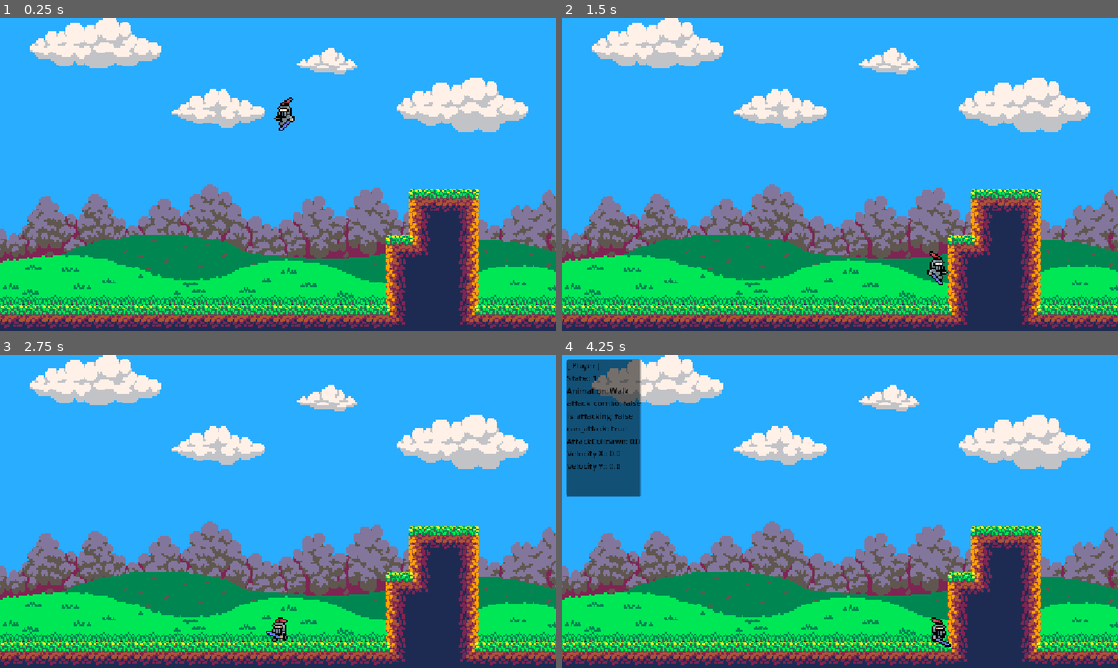
Above: before the commit, frames 1-4 (two rows, left to right).
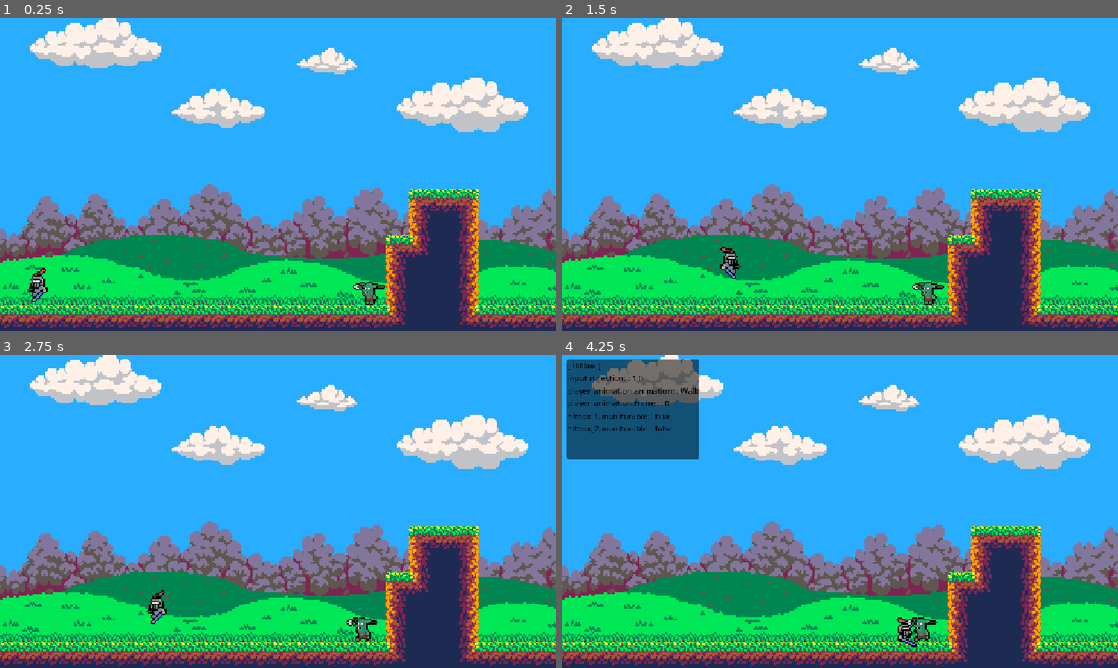
Above: after the commit, the same moments.

Repository: RadoslawG123/WavesOfMonsters
Game: Godot game, scene res://Scenes/main.tscn
Same seed, same stepped clock (60 frames per second), same inputs: the game is played once before the commit and once after it.
Inputs:
- Up to frame 1 (0.25 s): no input
- Up to frame 2 (1.5 s): hold D (Right) from 0.53 s (still down); tap Space (Attack) at 0.6 s; tap W (Jump) at 0.77, 0.8, 1.07, 1.35 s
- Up to frame 3 (2.75 s): tap W (Jump) at 1.52, 1.82, 2.3 s; tap Space (Attack) at 1.55, 2.1 s; release D (Right) at 2.03 s; hold A (Left) from 2.03 s (still down)
- Up to frame 4 (4.25 s): release A (Left) at 2.78 s; hold D (Right) from 2.78 s (still down); tap Space (Attack) at 2.85 s; tap W (Jump) at 3.02, 3.32, 3.6, 3.77, 4.07 s; tap / (DebugOverlay) at 4.15 s

The runs differ from the first frame. In frame 1, 0.6% of the frame differs, in the area x 4-70%, y 25-92%; in frame 2, 0.6%; in frame 3, 0.6%; in frame 4, 6.3%, in the area x 0-70%, y 1-94%.

Commit message:
Create scenes: health component, hitbox, hurtbox. Attack mechanics: work in progress. Create simple SpearGoblin enemy with walk mechanic.

Diff:
--- a/Scenes/Player.tscn
+++ b/Scenes/Player.tscn
@@ -6,13 +6,9 @@
 [ext_resource type="Texture2D" uid="uid://b56k6ert87xs0" path="res://Assets/Player/Player_Jump.png" id="2_dewec"]
 [ext_resource type="Texture2D" uid="uid://b4gun12gwefvt" path="res://Assets/Player/Player_Walk.png" id="4_5ixxa"]
 [ext_resource type="Texture2D" uid="uid://c15mti2cbuuq6" path="res://Assets/Player/Player_Jump_Attack.png" id="5_nn08x"]
-[ext_resource type="Script" uid="uid://c1mqinkanua58" path="res://Scripts/Universal/HealthComponent.gd" id="7_bhhdu"]
-[ext_resource type="Script" uid="uid://1h08xiuo8xh7" path="res://Scripts/Universal/Hitbox.gd" id="8_megsn"]
-[ext_resource type="Script" uid="uid://ch27wdpti7lrp" path="res://Scripts/Universal/Hurtbox.gd" id="9_megsn"]
-
-[sub_resource type="AtlasTexture" id="AtlasTexture_lslt6"]
-atlas = ExtResource("2_5ixxa")
-region = Rect2(0, 0, 32, 32)
+[ext_resource type="PackedScene" uid="uid://c2ip3m0bosu7l" path="res://Scenes/Universal/hitbox_1.tscn" id="8_yoq75"]
+[ext_resource type="PackedScene" uid="uid://c0iocryvpm0un" path="res://Scenes/Universal/hitbox_2.tscn" id="9_ksbbd"]
+[ext_resource type="PackedScene" uid="uid://bxmx6fmybo61p" path="res://Scenes/Universal/hurtbox.tscn" id="10_yoq75"]
 
 [sub_resource type="AtlasTexture" id="AtlasTexture_qidb7"]
 atlas = ExtResource("2_5ixxa")
@@ -125,9 +121,6 @@
 [sub_resource type="SpriteFrames" id="SpriteFrames_r1vj8"]
 animations = [{
 "frames": [{
-"duration": 0.2,
-"texture": SubResource("AtlasTexture_lslt6")
-}, {
 "duration": 0.2,
 "texture": SubResource("AtlasTexture_qidb7")
 }, {
@@ -263,7 +256,7 @@
 [node name="PlayerAnimation" type="AnimatedSprite2D" parent="." unique_id=357915967]
 unique_name_in_owner = true
 sprite_frames = SubResource("SpriteFrames_r1vj8")
-animation = &"Double_Attack"
+animation = &"Fall"
 
 [node name="PlayerCollider" type="CollisionShape2D" parent="." unique_id=1571172263]
 visible = false
@@ -274,35 +267,16 @@
 wait_time = 0.5
 one_shot = true
 
-[node name="HealthComponent" type="Node" parent="." unique_id=1354898952]
-script = ExtResource("7_bhhdu")
-health_amount = 3
-
-[node name="Hitbox1" type="Area2D" parent="." unique_id=319892035]
+[node name="Hitbox1" parent="." unique_id=498748019 instance=ExtResource("8_yoq75")]
 unique_name_in_owner = true
 position = Vector2(-3, 0)
-script = ExtResource("8_megsn")
-
-[node name="CollisionPolygon2D" type="CollisionPolygon2D" parent="Hitbox1" unique_id=2063571151]
-visible = false
-polygon = PackedVector2Array(0, 0, 0, 4, 1, 4, 1, 7, 2, 7, 2, 9, 3, 9, 3, 10, 4, 10, 4, 11, 5, 11, 5, 12, 7, 12, 7, 13, 0, 13, 0, 12, -2, 12, -2, 11, -3, 11, -3, 10, -4, 10, -4, 9, -5, 9, -5, 8, -6, 8, -6, 6, -7, 6, -7, 4, -8, 4, -8, 0, -9, 0, -9, -8, -8, -8, -8, -11, -7, -11, -7, -12, -6, -12, -6, -13, -4, -13, -4, -14, 3, -14, 3, -13, 2, -13, 2, -12, 3, -12, 3, -9, 2, -9, 2, -8, 1, -8, 1, -5, 0, -5)
-
-[node name="Hitbox2" type="Area2D" parent="." unique_id=921272054]
+
+[node name="Hitbox2" parent="." unique_id=606897665 instance=ExtResource("9_ksbbd")]
 unique_name_in_owner = true
 position = Vector2(-5, 0)
-script = ExtResource("8_megsn")
-
-[node name="CollisionPolygon2D" type="CollisionPolygon2D" parent="Hitbox2" unique_id=1637873991]
-visible = false
-polygon = PackedVector2Array(0, 0, 0, 2, 2, 2, 2, 7, 3, 7, 3, 8, 4, 8, 4, 9, 5, 9, 5, 10, 6, 10, 6, 12, -4, 12, -4, 10, -5, 10, -5, 9, -6, 9, -6, 7, -7, 7, -7, 4, -8, 4, -8, -5, -7, -5, -7, -7, -6, -7, -6, -8, -5, -8, -5, -10, -4, -10, -4, -11, -3, -11, -3, -12, -2, -12, -2, -13, 0, -13, 0, -14, 3, -14, 3, -15, 15, -15, 15, -14, 13, -14, 13, -13, 9, -13, 9, -12, 8, -12, 8, -11, 7, -11, 7, -10, 4, -10, 4, -9, 2, -9, 2, -7, 1, -7, 1, -4, 0, -4)
-
-[node name="Hurtbox" type="Area2D" parent="." unique_id=680927956]
-script = ExtResource("9_megsn")
-is_player = true
-
-[node name="HurtboxCollider" type="CollisionShape2D" parent="Hurtbox" unique_id=957856870]
-visible = false
-position = Vector2(0.5, 0)
-shape = SubResource("RectangleShape2D_qvbvp")
-
+
+[node name="Hurtbox" parent="." unique_id=1952516124 instance=ExtResource("10_yoq75")]
+
+[connection signal="animation_changed" from="PlayerAnimation" to="Hitbox1" method="_on_player_animation_changed"]
+[connection signal="animation_finished" from="PlayerAnimation" to="Hitbox1" method="_on_animation_finished"]
 [connection signal="timeout" from="FirstAttackColldawn" to="." method="_on_first_attack_colldawn_timeout"]
--- a/Scenes/SpearGoblin.tscn
+++ b/Scenes/SpearGoblin.tscn
@@ -1,5 +1,6 @@
 [gd_scene format=3 uid="uid://c2qvma7ibv2be"]
 
+[ext_resource type="Script" uid="uid://b6f0gqml4aitx" path="res://Scripts/Enemies/spear_goblin.gd" id="1_f3wi3"]
 [ext_resource type="Texture2D" uid="uid://suwti2osihcp" path="res://Assets/Goblin/goblin_spear_walk_v2.png" id="1_vhm1d"]
 [ext_resource type="Script" uid="uid://c1mqinkanua58" path="res://Scripts/Universal/HealthComponent.gd" id="2_qn1ai"]
 [ext_resource type="Script" uid="uid://ch27wdpti7lrp" path="res://Scripts/Universal/Hurtbox.gd" id="3_257qn"]
@@ -51,7 +52,7 @@
 }],
 "loop": 1,
 "name": &"Walk",
-"speed": 5.0
+"speed": 8.0
 }]
 
 [sub_resource type="RectangleShape2D" id="RectangleShape2D_vhguj"]
@@ -61,14 +62,17 @@
 size = Vector2(9, 14)
 
 [node name="SpearGoblin" type="CharacterBody2D" unique_id=431472173]
+script = ExtResource("1_f3wi3")
+WALK_VELOCITY = 100.0
 
 [node name="Animation" type="AnimatedSprite2D" parent="." unique_id=896662133]
 sprite_frames = SubResource("SpriteFrames_r1vj8")
 animation = &"Walk"
-frame_progress = 0.81055963
+autoplay = "Walk"
+frame = 4
+frame_progress = 0.75000495
 
 [node name="CollisionShape" type="CollisionShape2D" parent="." unique_id=1263964295]
-visible = false
 position = Vector2(-0.5, 3)
 shape = SubResource("RectangleShape2D_vhguj")
 
@@ -76,12 +80,13 @@
 script = ExtResource("2_qn1ai")
 health_amount = 3
 
-[node name="Hurtbox" type="Area2D" parent="." unique_id=1940742093]
+[node name="Hurtbox" type="Area2D" parent="." unique_id=1940742093 node_paths=PackedStringArray("object_animation")]
 script = ExtResource("3_257qn")
+object_animation = NodePath("../Animation")
 
 [node name="HurtboxCollider" type="CollisionShape2D" parent="Hurtbox" unique_id=767905543]
-visible = false
 position = Vector2(-0.5, 3)
 shape = SubResource("RectangleShape2D_r1vj8")
 
+[connection signal="animation_finished" from="Animation" to="Hurtbox" method="_on_spear_goblin_animation_finished"]
 [connection signal="area_entered" from="Hurtbox" to="Hurtbox" method="_on_area_entered"]
--- /dev/null
+++ b/Scenes/Universal/health_component.tscn
@@ -0,0 +1,7 @@
+[gd_scene format=3 uid="uid://bwdrkmws83sb4"]
+
+[ext_resource type="Script" uid="uid://c1mqinkanua58" path="res://Scripts/Universal/HealthComponent.gd" id="1_yf5fb"]
+
+[node name="HealthComponent" type="Node" unique_id=2035992246]
+script = ExtResource("1_yf5fb")
+health_amount = 3
--- /dev/null
+++ b/Scenes/Universal/hitbox_1.tscn
@@ -0,0 +1,11 @@
+[gd_scene format=3 uid="uid://c2ip3m0bosu7l"]
+
+[ext_resource type="Script" uid="uid://1h08xiuo8xh7" path="res://Scripts/Universal/Hitbox.gd" id="1_dgh2n"]
+
+[node name="Hitbox1" type="Area2D" unique_id=498748019]
+monitorable = false
+script = ExtResource("1_dgh2n")
+
+[node name="Hitbox1_Collider" type="CollisionPolygon2D" parent="." unique_id=523311404]
+unique_name_in_owner = true
+polygon = PackedVector2Array(0, 0, 0, 4, 1, 4, 1, 7, 2, 7, 2, 9, 3, 9, 3, 10, 4, 10, 4, 11, 5, 11, 5, 12, 7, 12, 7, 13, 0, 13, 0, 12, -2, 12, -2, 11, -3, 11, -3, 10, -4, 10, -4, 9, -5, 9, -5, 8, -6, 8, -6, 6, -7, 6, -7, 4, -8, 4, -8, 0, -9, 0, -9, -8, -8, -8, -8, -11, -7, -11, -7, -12, -6, -12, -6, -13, -4, -13, -4, -14, 3, -14, 3, -13, 2, -13, 2, -12, 3, -12, 3, -9, 2, -9, 2, -8, 1, -8, 1, -5, 0, -5)
--- /dev/null
+++ b/Scenes/Universal/hitbox_2.tscn
@@ -0,0 +1,11 @@
+[gd_scene format=3 uid="uid://c0iocryvpm0un"]
+
+[ext_resource type="Script" uid="uid://1h08xiuo8xh7" path="res://Scripts/Universal/Hitbox.gd" id="1_fl2wx"]
+
+[node name="Hitbox2" type="Area2D" unique_id=606897665]
+monitorable = false
+script = ExtResource("1_fl2wx")
+
+[node name="Hitbox2_Collider" type="CollisionPolygon2D" parent="." unique_id=290307033]
+unique_name_in_owner = true
+polygon = PackedVector2Array(0, 0, 0, 2, 2, 2, 2, 7, 3, 7, 3, 8, 4, 8, 4, 9, 5, 9, 5, 10, 6, 10, 6, 12, -4, 12, -4, 10, -5, 10, -5, 9, -6, 9, -6, 7, -7, 7, -7, 4, -8, 4, -8, -5, -7, -5, -7, -7, -6, -7, -6, -8, -5, -8, -5, -10, -4, -10, -4, -11, -3, -11, -3, -12, -2, -12, -2, -13, 0, -13, 0, -14, 3, -14, 3, -15, 15, -15, 15, -14, 13, -14, 13, -13, 9, -13, 9, -12, 8, -12, 8, -11, 7, -11, 7, -10, 4, -10, 4, -9, 2, -9, 2, -7, 1, -7, 1, -4, 0, -4)
--- /dev/null
+++ b/Scenes/Universal/hurtbox.tscn
@@ -0,0 +1,15 @@
+[gd_scene format=3 uid="uid://bxmx6fmybo61p"]
+
+[ext_resource type="Script" uid="uid://ch27wdpti7lrp" path="res://Scripts/Universal/Hurtbox.gd" id="1_rnnan"]
+
+[sub_resource type="RectangleShape2D" id="RectangleShape2D_qvbvp"]
+size = Vector2(11, 14)
+
+[node name="Hurtbox" type="Area2D" unique_id=1952516124]
+script = ExtResource("1_rnnan")
+is_player = true
+
+[node name="HurtboxCollider" type="CollisionShape2D" parent="." unique_id=1161186668]
+visible = false
+position = Vector2(0.5, 0)
+shape = SubResource("RectangleShape2D_qvbvp")
--- a/Scenes/main.tscn
+++ b/Scenes/main.tscn
@@ -1,6 +1,7 @@
 [gd_scene format=4 uid="uid://upixhthmfdi7"]
 
 [ext_resource type="Texture2D" uid="uid://6o150dfsk3bf" path="res://Assets/Tileset/GrassLand/Terrain/Grassland_Terrain_47Tiles.png" id="3_jjvhh"]
+[ext_resource type="PackedScene" uid="uid://c2qvma7ibv2be" path="res://Scenes/SpearGoblin.tscn" id="4_jjvhh"]
 [ext_resource type="PackedScene" uid="uid://dxej5w0j47va1" path="res://Scenes/Player.tscn" id="4_kry3j"]
 [ext_resource type="Texture2D" uid="uid://ca2qkwsd8in86" path="res://Assets/Tileset/GrassLand/Background/GrassLand_Background_Guide.png" id="5_kry3j"]
 
@@ -117,9 +118,12 @@
 tile_set = SubResource("TileSet_r1vj8")
 
 [node name="Player" parent="." unique_id=197770266 instance=ExtResource("4_kry3j")]
-position = Vector2(137, -162)
+position = Vector2(-34, -44)
 
 [node name="Camera2D" type="Camera2D" parent="." unique_id=1578881204]
 position = Vector2(133, -106)
 zoom = Vector2(3, 3)
 process_callback = 0
+
+[node name="SpearGoblin" parent="." unique_id=431472173 instance=ExtResource("4_jjvhh")]
+position = Vector2(196, -27)
--- /dev/null
+++ b/Scripts/Enemies/spear_goblin.gd
@@ -0,0 +1,8 @@
+extends CharacterBody2D
+
+@export var WALK_VELOCITY := 20.0
+
+# Called every frame. 'delta' is the elapsed time since the previous frame.
+func _physics_process(delta: float) -> void:
+	velocity.x = -WALK_VELOCITY * delta
+	move_and_slide()
--- a/Scripts/Player/player.gd
+++ b/Scripts/Player/player.gd
@@ -1,4 +1,5 @@
 extends CharacterBody2D
+class_name Player
 
 enum STATE {
 	FALL,
@@ -29,14 +30,14 @@
 	move_and_slide()
 
 	## Adding infomration to DEBUG OVERLAY
-	DebugOverlay.add_stat("Player", "State:", active_state)
-	DebugOverlay.add_stat("Player", "Animation", player_animation.animation)
-	DebugOverlay.add_stat("Player", "attack_combo", attack_combo)
-	DebugOverlay.add_stat("Player", "is_attacking", is_attacking)
-	DebugOverlay.add_stat("Player", "can_attack", can_attack)
-	DebugOverlay.add_stat("Player", "AttackColldawn", first_attack_colldawn.time_left)
-	DebugOverlay.add_stat("Player", "Velocity X:", roundf(velocity.x))
-	DebugOverlay.add_stat("Player", "Velocity Y:", roundf(velocity.y))
+	#DebugOverlay.add_stat("Player", "State:", active_state)
+	#DebugOverlay.add_stat("Player", "Animation", player_animation.animation)
+	#DebugOverlay.add_stat("Player", "attack_combo", attack_combo)
+	#DebugOverlay.add_stat("Player", "is_attacking", is_attacking)
+	#DebugOverlay.add_stat("Player", "can_attack", can_attack)
+	#DebugOverlay.add_stat("Player", "AttackColldawn", first_attack_colldawn.time_left)
+	#DebugOverlay.add_stat("Player", "Velocity X:", roundf(velocity.x))
+	#DebugOverlay.add_stat("Player", "Velocity Y:", roundf(velocity.y))
 
 func switch_state(to_state: STATE) -> void:
 	active_state = to_state
--- a/Scripts/Universal/Hitbox.gd
+++ b/Scripts/Universal/Hitbox.gd
@@ -1,14 +1,40 @@
-extends Node
+extends Area2D
 class_name Hitbox
 
 @onready var hitbox_1: Area2D = %Hitbox1
 @onready var hitbox_2: Area2D = %Hitbox2
 
-## Called when the node enters the scene tree for the first time.
-#func _ready() -> void:
-	#pass # Replace with function body.
-#
-#
+@onready var player_animation: AnimatedSprite2D = %PlayerAnimation
+
+var input_direction := 1.0
+
 ## Called every frame. 'delta' is the elapsed time since the previous frame.
-#func _process(delta: float) -> void:
-	#pass
+func _physics_process(delta: float) -> void:
+	input_direction = signf(Input.get_axis("Left", "Right"))
+	hitbox_on()
+
+	DebugOverlay.add_stat("Hitbox", "input_direction: ", input_direction)
+	DebugOverlay.add_stat("Hitbox", "player_animation.animation: ", player_animation.animation)
+	DebugOverlay.add_stat("Hitbox", "player_animation.frame: ", player_animation.frame)
+	DebugOverlay.add_stat("Hitbox", "hitbox_1.monitorable: ", hitbox_1.monitorable)
+	DebugOverlay.add_stat("Hitbox", "hitbox_2.monitorable: ", hitbox_2.monitorable)
+
+
+func hitbox_on() -> void:
+	if player_animation.animation in ["Attack", "Jump_Attack"] and player_animation.frame == 2:
+		hitbox_1.monitorable = true
+	elif player_animation.animation in ["Double_Attack", "Jump_Double_Attack"] and player_animation.frame == 0:
+		hitbox_2.monitorable = true
+
+func _on_animation_finished() -> void:
+	if player_animation.animation in ["Attack", "Jump_Attack"]:
+		hitbox_1.monitorable = false
+	elif player_animation.animation in ["Double_Attack", "Jump_Double_Attack"]:
+		hitbox_2.monitorable = false
+
+
+#func _on_player_animation_changed() -> void:
+	#if player_animation.animation in ["Attack", "Jump_Attack"]:
+		#hitbox_1.monitorable = false
+	#elif player_animation.animation in ["Double_Attack", "Jump_Double_Attack"]:
+		#hitbox_2.monitorable = false
--- a/Scripts/Universal/Hurtbox.gd
+++ b/Scripts/Universal/Hurtbox.gd
@@ -3,7 +3,7 @@
 
 @onready var health_component: HealthComponent = $"../HealthComponent"
 @export var is_player := false
-
+@export var object_animation: AnimatedSprite2D
 
 ## Called when the node enters the scene tree for the first time.
 #func _ready() -> void:
@@ -16,5 +16,6 @@
 
 
 func _on_area_entered(area: Area2D) -> void:
-	if area == Hitbox and not is_player:
+	if area is Hitbox and not is_player:
+		object_animation.modulate = Color(18.892, 18.892, 18.892)
 		health_component.received_damage()
Not shown, added: Scripts/Enemies/spear_goblin.gd.uid
